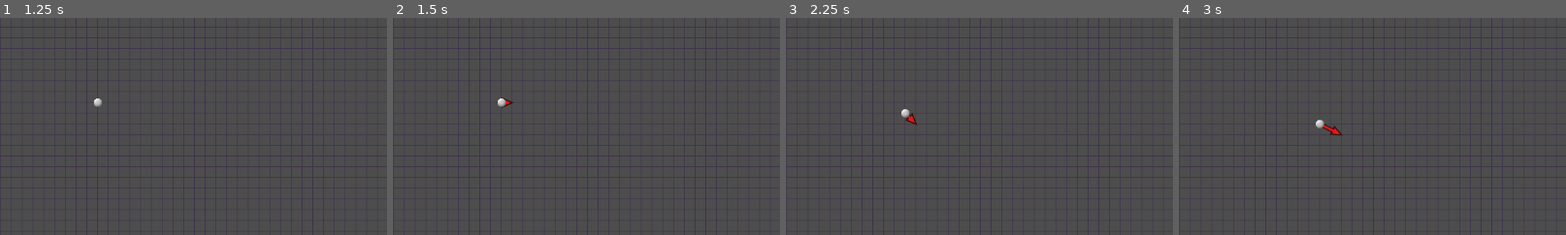
Above: before the commit, frames 1-4 (left to right).
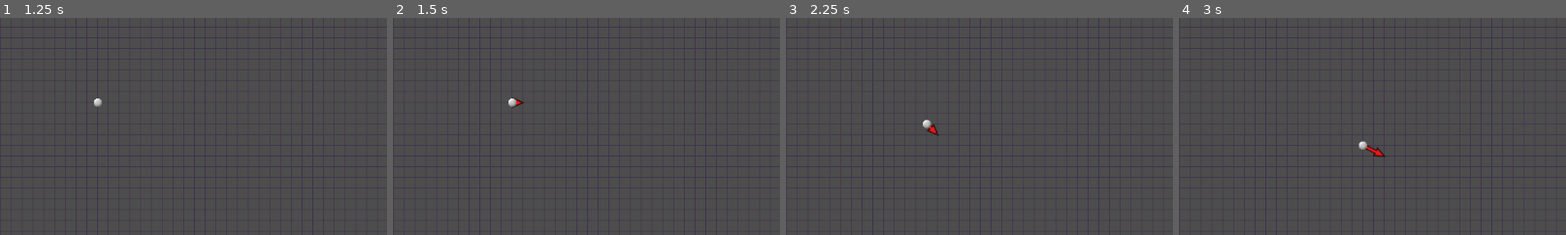
Above: after the commit, the same moments.

Repository: vibrunazo/godot-vector
Game: Godot game, scene res://scenes/map.tscn
The game is run twice, just before and just after one commit, with the same random seed, the same clock (stepped at 60 frames per second) and the same inputs.
Inputs:
- Up to frame 1 (1.25 s): tap Enter at 0.5 s; hold Right (ui_right) from 0.53 s (still down); tap Keypad 5 (ui_center, bound only after the commit) at 0.6 s
- Up to frame 2 (1.5 s): tap Space at 1.25 s; release Right (ui_right) at 1.28 s; hold Down (ui_down) from 1.28 s (still down); tap Keypad 5 (ui_center, bound only after the commit) at 1.35 s
- Up to frame 3 (2.25 s): tap Enter at 2 s; release Down (ui_down) at 2.03 s; hold Right (ui_right) from 2.03 s (still down); tap Keypad 5 (ui_center, bound only after the commit) at 2.1 s
- Up to frame 4 (3 s): tap Space at 2.75 s; release Right (ui_right) at 2.78 s; hold Up (ui_up) from 2.78 s (still down); tap Keypad 5 (ui_center, bound only after the commit) at 2.85 s
The pictures show only the part of the screen within x 15-65%, y 20-70%; the shares and areas given below are measured in that part.

Frame 1 is identical in both runs. In frame 2, 0.2% of the frame differs, in the area x 27-34%, y 36-42%; in frame 3, 0.3%; in frame 4, 0.4%, in the area x 35-54%, y 46-65%.

Commit message:
input in all directions

Diff:
--- a/project.godot
+++ b/project.godot
@@ -17,9 +17,61 @@
 
 [input]
 
-1={
+ui_left={
+"deadzone": 0.5,
+"events": [Object(InputEventKey,"resource_local_to_scene":false,"resource_name":"","device":0,"window_id":0,"alt_pressed":false,"shift_pressed":false,"ctrl_pressed":false,"meta_pressed":false,"pressed":false,"keycode":4194319,"physical_keycode":0,"key_label":0,"unicode":0,"echo":false,"script":null)
+, Object(InputEventJoypadButton,"resource_local_to_scene":false,"resource_name":"","device":0,"button_index":13,"pressure":0.0,"pressed":false,"script":null)
+, Object(InputEventJoypadMotion,"resource_local_to_scene":false,"resource_name":"","device":0,"axis":0,"axis_value":-1.0,"script":null)
+, Object(InputEventKey,"resource_local_to_scene":false,"resource_name":"","device":-1,"window_id":0,"alt_pressed":false,"shift_pressed":false,"ctrl_pressed":false,"meta_pressed":false,"pressed":false,"keycode":0,"physical_keycode":4194442,"key_label":0,"unicode":52,"echo":false,"script":null)
+]
+}
+ui_right={
+"deadzone": 0.5,
+"events": [Object(InputEventKey,"resource_local_to_scene":false,"resource_name":"","device":0,"window_id":0,"alt_pressed":false,"shift_pressed":false,"ctrl_pressed":false,"meta_pressed":false,"pressed":false,"keycode":4194321,"physical_keycode":0,"key_label":0,"unicode":0,"echo":false,"script":null)
+, Object(InputEventJoypadButton,"resource_local_to_scene":false,"resource_name":"","device":0,"button_index":14,"pressure":0.0,"pressed":false,"script":null)
+, Object(InputEventJoypadMotion,"resource_local_to_scene":false,"resource_name":"","device":0,"axis":0,"axis_value":1.0,"script":null)
+, Object(InputEventKey,"resource_local_to_scene":false,"resource_name":"","device":-1,"window_id":0,"alt_pressed":false,"shift_pressed":false,"ctrl_pressed":false,"meta_pressed":false,"pressed":false,"keycode":0,"physical_keycode":4194444,"key_label":0,"unicode":54,"echo":false,"script":null)
+]
+}
+ui_up={
+"deadzone": 0.5,
+"events": [Object(InputEventKey,"resource_local_to_scene":false,"resource_name":"","device":0,"window_id":0,"alt_pressed":false,"shift_pressed":false,"ctrl_pressed":false,"meta_pressed":false,"pressed":false,"keycode":4194320,"physical_keycode":0,"key_label":0,"unicode":0,"echo":false,"script":null)
+, Object(InputEventJoypadButton,"resource_local_to_scene":false,"resource_name":"","device":0,"button_index":11,"pressure":0.0,"pressed":false,"script":null)
+, Object(InputEventJoypadMotion,"resource_local_to_scene":false,"resource_name":"","device":0,"axis":1,"axis_value":-1.0,"script":null)
+, Object(InputEventKey,"resource_local_to_scene":false,"resource_name":"","device":-1,"window_id":0,"alt_pressed":false,"shift_pressed":false,"ctrl_pressed":false,"meta_pressed":false,"pressed":false,"keycode":0,"physical_keycode":4194446,"key_label":0,"unicode":56,"echo":false,"script":null)
+]
+}
+ui_down={
+"deadzone": 0.5,
+"events": [Object(InputEventKey,"resource_local_to_scene":false,"resource_name":"","device":0,"window_id":0,"alt_pressed":false,"shift_pressed":false,"ctrl_pressed":false,"meta_pressed":false,"pressed":false,"keycode":4194322,"physical_keycode":0,"key_label":0,"unicode":0,"echo":false,"script":null)
+, Object(InputEventJoypadButton,"resource_local_to_scene":false,"resource_name":"","device":0,"button_index":12,"pressure":0.0,"pressed":false,"script":null)
+, Object(InputEventJoypadMotion,"resource_local_to_scene":false,"resource_name":"","device":0,"axis":1,"axis_value":1.0,"script":null)
+, Object(InputEventKey,"resource_local_to_scene":false,"resource_name":"","device":-1,"window_id":0,"alt_pressed":false,"shift_pressed":false,"ctrl_pressed":false,"meta_pressed":false,"pressed":false,"keycode":0,"physical_keycode":4194440,"key_label":0,"unicode":50,"echo":false,"script":null)
+]
+}
+ui_down_left={
 "deadzone": 0.5,
 "events": [Object(InputEventKey,"resource_local_to_scene":false,"resource_name":"","device":-1,"window_id":0,"alt_press …(183 unchanged characters)…
+]
+}
+ui_up_right={
+"deadzone": 0.5,
+"events": [Object(InputEventKey,"resource_local_to_scene":false,"resource_name":"","device":-1,"window_id":0,"alt_pressed":false,"shift_pressed":false,"ctrl_pressed":false,"meta_pressed":false,"pressed":false,"keycode":0,"physical_keycode":4194447,"key_label":0,"unicode":57,"echo":false,"script":null)
+]
+}
+ui_down_right={
+"deadzone": 0.5,
+"events": [Object(InputEventKey,"resource_local_to_scene":false,"resource_name":"","device":-1,"window_id":0,"alt_pressed":false,"shift_pressed":false,"ctrl_pressed":false,"meta_pressed":false,"pressed":false,"keycode":0,"physical_keycode":4194441,"key_label":0,"unicode":51,"echo":false,"script":null)
+]
+}
+ui_up_left={
+"deadzone": 0.5,
+"events": [Object(InputEventKey,"resource_local_to_scene":false,"resource_name":"","device":-1,"window_id":0,"alt_pressed":false,"shift_pressed":false,"ctrl_pressed":false,"meta_pressed":false,"pressed":false,"keycode":0,"physical_keycode":4194445,"key_label":0,"unicode":55,"echo":false,"script":null)
+]
+}
+ui_center={
+"deadzone": 0.5,
+"events": [Object(InputEventKey,"resource_local_to_scene":false,"resource_name":"","device":-1,"window_id":0,"alt_pressed":false,"shift_pressed":false,"ctrl_pressed":false,"meta_pressed":false,"pressed":false,"keycode":0,"physical_keycode":4194443,"key_label":0,"unicode":53,"echo":false,"script":null)
 ]
 }
 
--- a/scenes/car.gd
+++ b/scenes/car.gd
@@ -47,14 +47,27 @@
 	draw_line(from, line2, acolor, 2, true)
 
 func _input(event):
+	if event.is_action("ui_down_left") and not event.is_pressed():
+		input_move(Vector2(-1, 1))
+	if event.is_action("ui_down") and not event.is_pressed():
+		input_move(Vector2(0, 1))
+	if event.is_action("ui_down_right") and not event.is_pressed():
+		input_move(Vector2(1, 1))
+
+	if event.is_action("ui_left") and not event.is_pressed():
+		input_move(Vector2(-1, 0))
+	if event.is_action("ui_center") and not event.is_pressed():
+		input_move(Vector2(0, 0))
 	if event.is_action("ui_right") and not event.is_pressed():
 		input_move(Vector2(1, 0))
+
+	if event.is_action("ui_up_left") and not event.is_pressed():
+		input_move(Vector2(-1, -1))
 	if event.is_action("ui_up") and not event.is_pressed():
 		input_move(Vector2(0, -1))
-	if event.is_action("ui_left") and not event.is_pressed():
-		input_move(Vector2(-1, 0))
-	if event.is_action("ui_down") and not event.is_pressed():
-		input_move(Vector2(0, 1))
+	if event.is_action("ui_up_right") and not event.is_pressed():
+		input_move(Vector2(1, -1))
+
 
 func input_move(v: Vector2):
 	next_move = v
